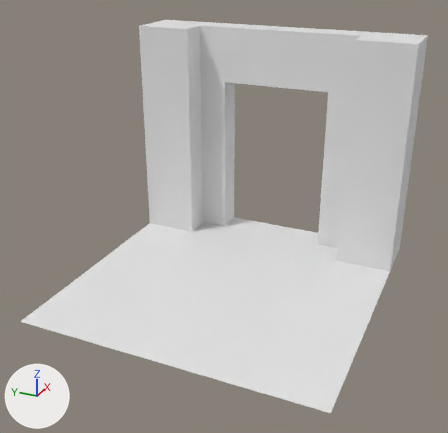
One commit to the FBX model KazgarsRevenge/KazgarsRevenge/KazgarsRevengeContent/Models/Levels/Rooms/1-NESW-eastDoor.fbx: the scene before it, then after it.
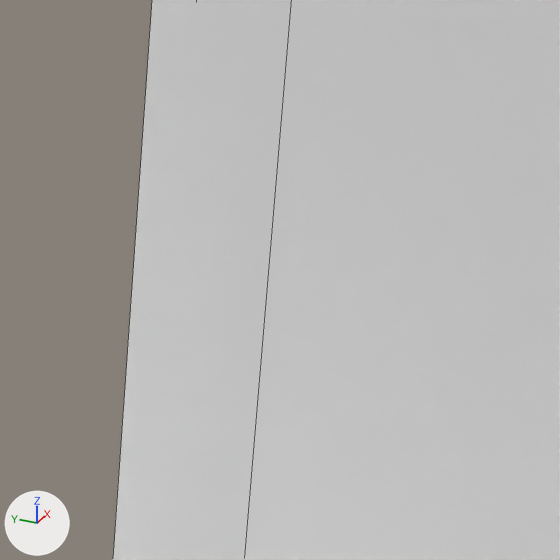
The first picture shows the older version from a 50 mm lens placed at (-0.1734, -0.0758, 0.1112), pointed at (-0.006, -0.0005, 0.0275). The close-ups show both versions on the part from 68% to 87% of the width and 28% to 48% of the height of that picture; other places that the commit changed are outside them. Arrows for +X, +Y and +Z are at lower left; the lights stay in place. The close-ups show mesh edges as thin lines. Materials are left out; every surface is plain grey. Where no turn or scale is listed for an object, it has been applied to the vertices.
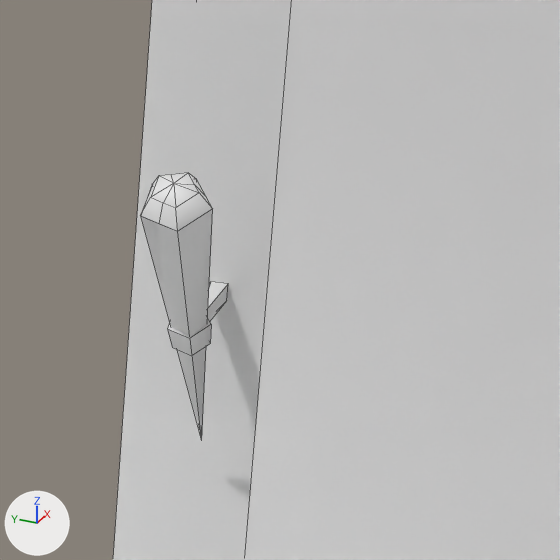
Where the change shows, as pixel boxes [x1, y1, x2, y2] in the close-ups (560 x 560 px):
'Pyramid_1', added
    after: [141, 202, 213, 439]
'Sphere', added
    after: [141, 173, 213, 231]
'Pyramid', added
    after: [167, 319, 211, 356]
'Cube_1', added
    after: [208, 282, 228, 321]

The change, as a list of edits to the scene's bpy script:
```text
Add me_mesh_001_1:
    me_mesh_001_1.from_pydata([(0.003, -0.0005, -0.0005), (0.003, -0.0005, 0.0005), (0.003, 0.0005, -0.0005), (0.003, 0.0005, 0.0005), (-0.00247, -0.0005, 0.0005), (-0.00206, -0.0005, -0.0005), (-0.00248, 0.0005, 0.0005), (-0.00201, 0.0005, -0.0005), (-0.00219, -0.00031, 0.0005), (-0.00173, -0.00028, -0.0005)], [], [(5, 0, 1, 4), (0, 9, 7, 2), (6, 3, 2, 7), (8, 3, 6), (3, 8, 4, 1), (9, 0, 5)])
Add me_mesh_002:
    me_mesh_002.from_pydata(...)  # 17 vertices, 16 faces; spans x -0.00166..0.00165, y -0.002..0.00162, z -0.00095..0.00162
Add me_mesh_003:
    me_mesh_003.from_pydata(...)  # 27 vertices, 5 faces; spans x -0.0011..0.0105, y -0.002..0.0016, z -0.0182..0.0009
Add me_mesh_1:
    me_mesh_1.from_pydata(...)  # 11 vertices, 7 faces; spans x 0.00426..0.00702, y -0.00125..0.00101, z -0.01113..-0.00856
Add ob_cube_1:
    ob_cube_1 = bpy.data.objects.new('Cube_1', me_mesh_001_1)
    ob_cube_1.location = (0.037, -0.025, 0.03262)
Add ob_sphere:
    ob_sphere = bpy.data.objects.new('Sphere', me_mesh_002)
    ob_sphere.location = (0.02881, -0.025, 0.04128)
Add ob_pyramid_1:
    ob_pyramid_1 = bpy.data.objects.new('Pyramid_1', me_mesh_003)
    ob_pyramid_1.location = (0.02831, -0.025, 0.04214)
Add ob_pyramid:
    ob_pyramid = bpy.data.objects.new('Pyramid', me_mesh_1)
    ob_pyramid.location = (0.02831, -0.025, 0.04214)
```
